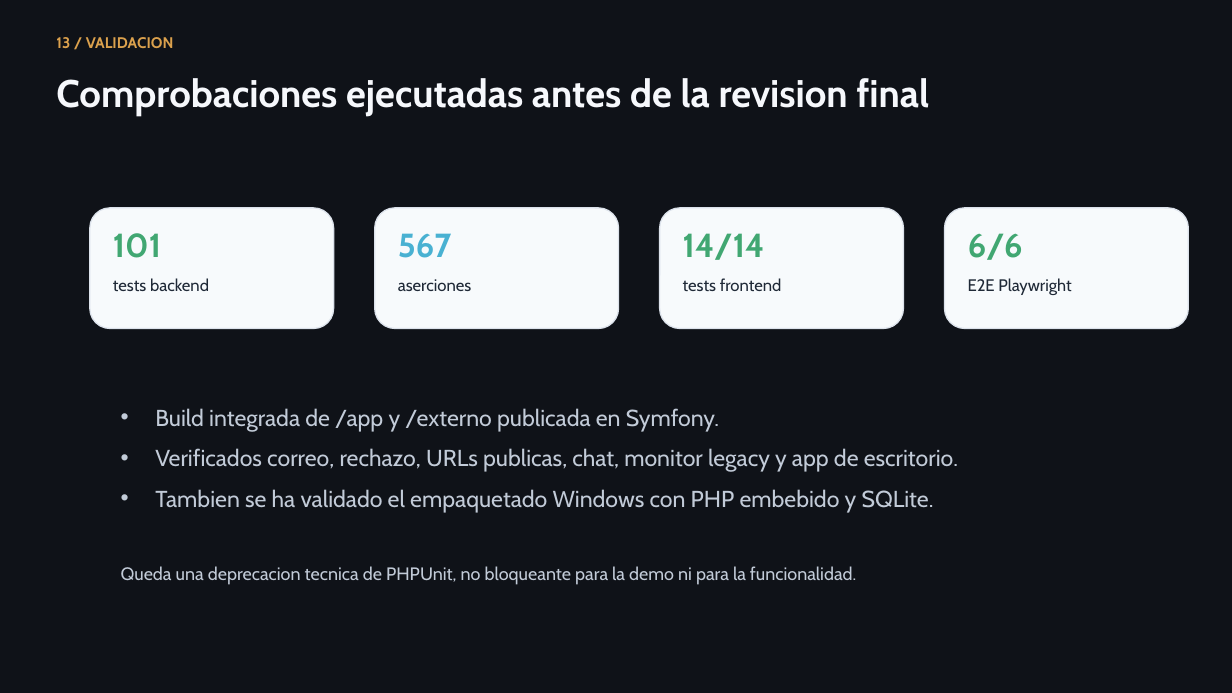
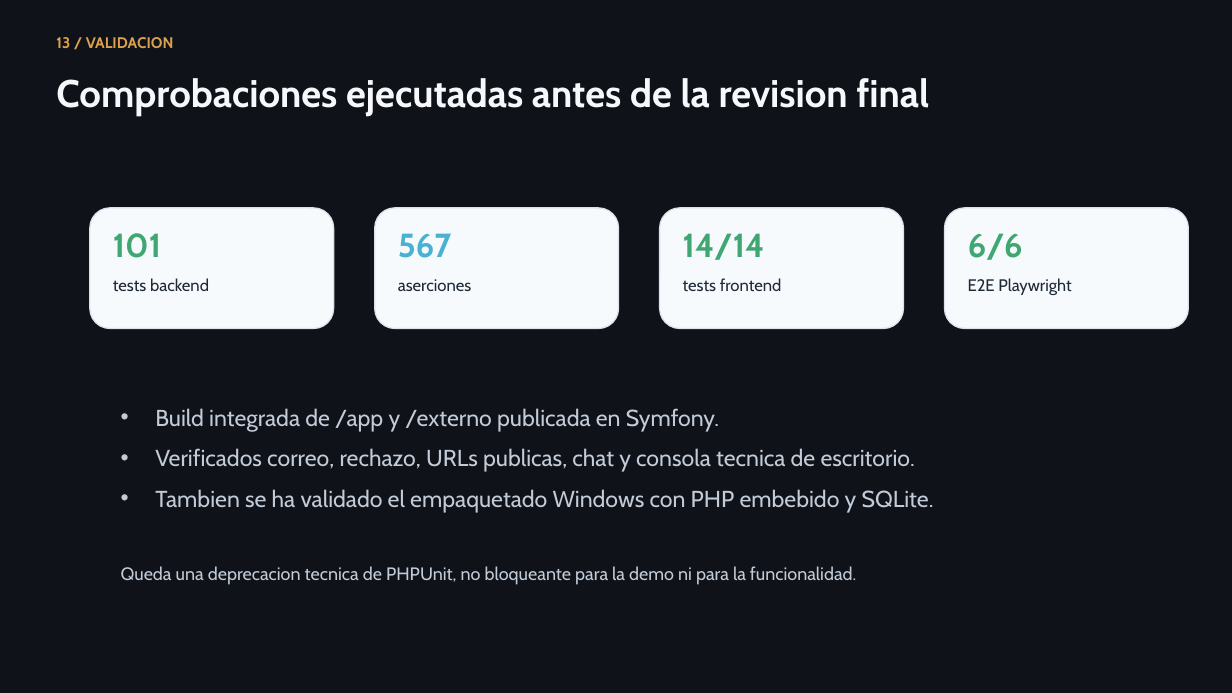
Before and after one commit to lmendez861/TFG-Agora, a slide deck: slide 14 of docs/presentacion-defensa-final.pptx. Drawn at 1232x693 pixels with LibreOffice and Linux fonts; fonts in the diff are those of the drawing. Boxes give left, top, right and bottom in pixels: in the first picture for what was removed or moved away, otherwise in the second. Text is boxed around its words. In the diff, an @@ line names an element or a change of style, - is before the commit and + after.

Commit message:
Retire web monitor in favor of desktop ops

```diff
--- a/docs/presentacion-defensa-final.pptx
+++ b/docs/presentacion-defensa-final.pptx
@@ text at bbox=[155, 448, 915, 472]: text changed @@
-• Verificados correo, rechazo, URLs publicas, chat, monitor legacy y app de escritorio.
+• Verificados correo, rechazo, URLs publicas, chat y consola tecnica de escritorio.
```
Also in this commit, not shown: 4 other slides changed, 32 other files.
